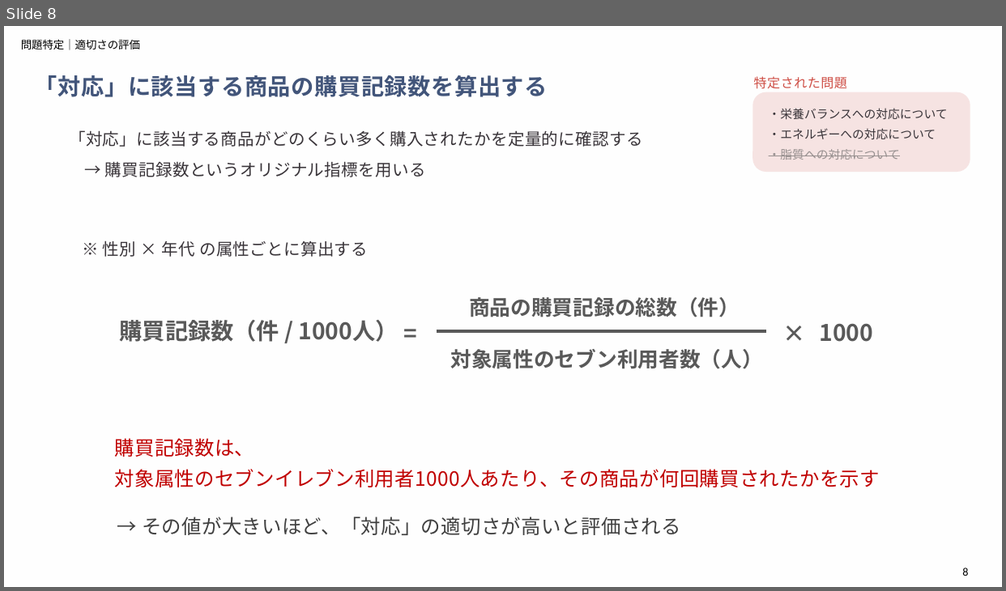
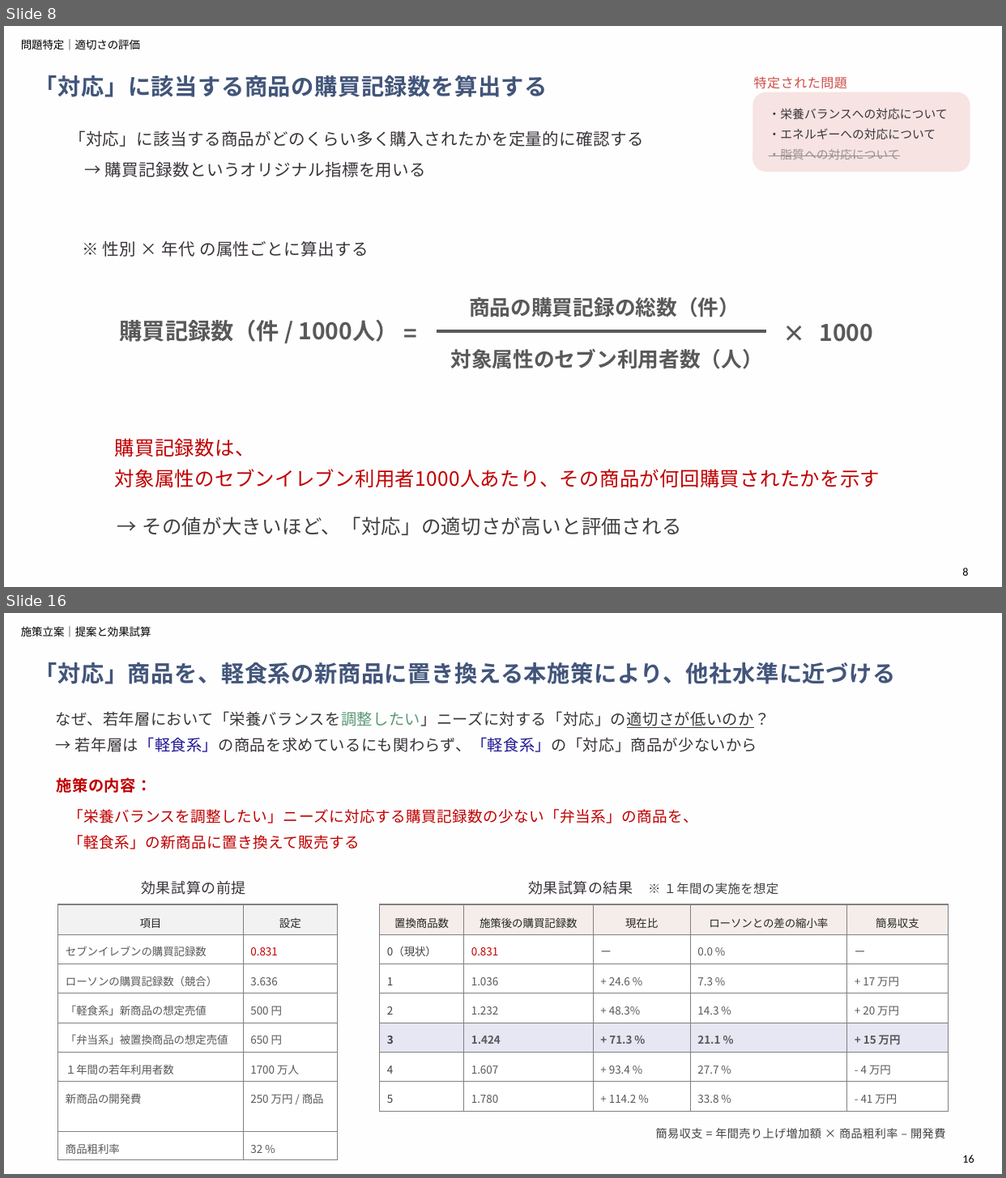
Before and after one commit to aoiseki0415/Accenture_CEO, a slide deck: 提出物一覧/アクセンチュア_最終報告（作成中）.pptx. Shown one above the other, each under a label of ours: slide 8 before the commit, slides 8 and 16 after it; the slides between them are not shown. The pictures are 1006x591 and 1006x1178 pixels, drawn with LibreOffice and Linux fonts; fonts in the diff are those of the drawing. Boxes give left, top, right and bottom in pixels: in the first picture for what was removed or moved away, otherwise in the second. Text is boxed around its words. In the diff, an @@ line names an element or a change of style, - is before the commit and + after.

```diff
--- a/提出物一覧/アクセンチュア_最終報告（作成中）.pptx
+++ b/提出物一覧/アクセンチュア_最終報告（作成中）.pptx
@@ slide 16 added at <box>4,613,1002,1174</box>, background #F5EDE9 at 4% opacity; not listed: 1 template element that a slide beside it also shows @@
@@ text added at <box>21,626,151,637</box>, 10.5 pt, text #000000 @@
+施策立案｜提案と効果試算
@@ text added at <box>35,662,896,684</box>, 22 pt, text #42557A, bold @@
+「対応」商品を、軽食系の新商品に置き換える本施策により、他社水準に近づける
@@ text added at <box>55,711,769,752</box>, 15 pt, text #393439 @@
+なぜ、若年層において「栄養バランスを調整したい」ニーズに対する「対応」の適切さが低いのか？
+→ 若年層は「軽食系」の商品を求めているにも関わらず、「軽食系」の「対応」商品が少ないから
@@ text added at <box>57,777,152,793</box>, 15 pt, text #C00000, bold @@
+施策の内容：
@@ text added at <box>68,809,699,850</box>, 14.5 pt, text #C00000 @@
+「栄養バランスを調整したい」ニーズに対応する購買記録数の少ない「弁当系」の商品を、
+「軽食系」の新商品に置き換えて販売する
@@ text added at <box>141,881,245,895</box>, 14 pt, text #393439 @@
+効果試算の前提
@@ text added at <box>528,881,633,895</box>, 14 pt, text #393439 @@
+効果試算の結果
@@ text added at <box>664,883,779,895</box>, 12 pt, text #404040 @@
+※ １年間の実施を想定
@@ table added at <box>58,905,337,1157</box>, 8 rows, 2 columns @@
+項目 | 設定
+セブンイレブンの購買記録数 | 0.831
+ローソンの購買記録数（競合） | 3.636
+「軽食系」新商品の想定売値 | 500 円
+「弁当系」被置換商品の想定売値 | 650 円
+１年間の若年利用者数 | 1700 万人
+新商品の開発費 | 250 万円 / 商品
+商品粗利率 | 32 %
@@ table added at <box>380,905,948,1112</box>, 7 rows, 5 columns @@
+置換商品数 | 施策後の購買記録数 | 現在比 | ローソンとの差の縮小率 | 簡易収支
+0（現状） | 0.831 | ー | 0.0 % | ー
+1 | 1.036 | + 24.6 % | 7.3 % | + 17 万円
+2 | 1.232 | + 48.3% | 14.3 % | + 20 万円
+3 | 1.424 | + 71.3 % | 21.1 % | + 15 万円
+4 | 1.607 | + 93.4 % | 27.7 % | - 4 万円
+5 | 1.780 | + 114.2 % | 33.8 % | - 41 万円
@@ text added at <box>656,1128,945,1139</box>, 11 pt, text #404040 @@
+簡易収支 = 年間売り上げ増加額 × 商品粗利率 – 開発費
```
Also in this commit, not shown: 11 slides changed, 1 other slide added, 2 slides removed.
